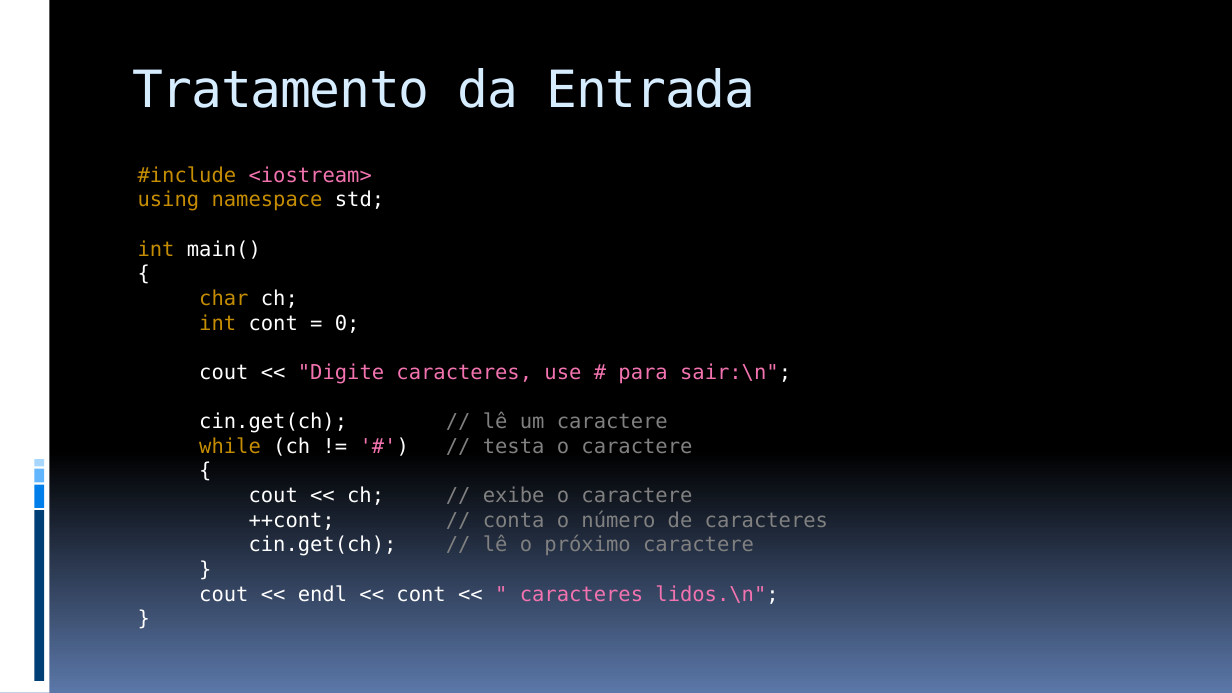
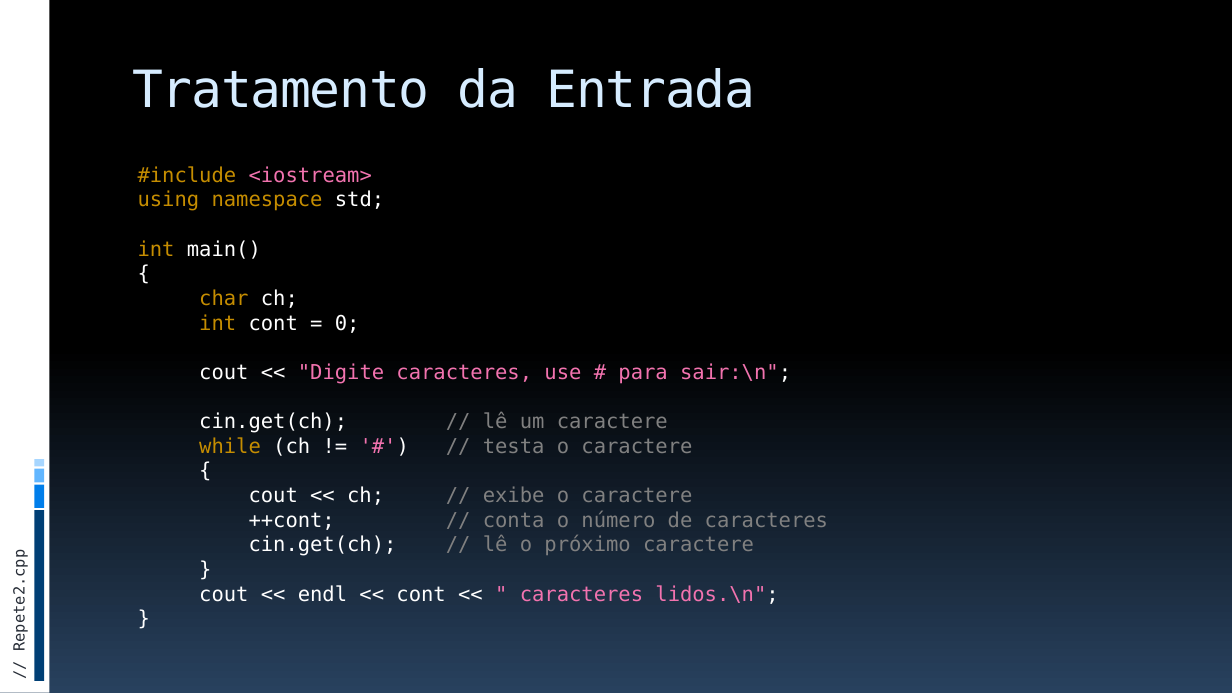
Before and after one commit to JudsonSS/ProgComp, a slide deck: slide 7 of Slides/19. Aplicações dos Laços de Repetição.pptx. Drawn at 1232x693 pixels with LibreOffice and Linux fonts; fonts in the diff are those of the drawing. Boxes give left, top, right and bottom in pixels: in the first picture for what was removed or moved away, otherwise in the second. Text is boxed around its words. In the diff, an @@ line names an element or a change of style, - is before the commit and + after.

```diff
--- a/Slides/19. Aplicações dos Laços de Repetição.pptx
+++ b/Slides/19. Aplicações dos Laços de Repetição.pptx
@@ background gradient #000000 to #5B77A8 to gradient #000000 to #28415E @@
@@ text added at (10,560,28,649), 12 pt, text #272D38 @@
+// Repete2.cpp
```
Also in this commit, not shown: 23 other slides changed, 1 slide added, 7 other files.
